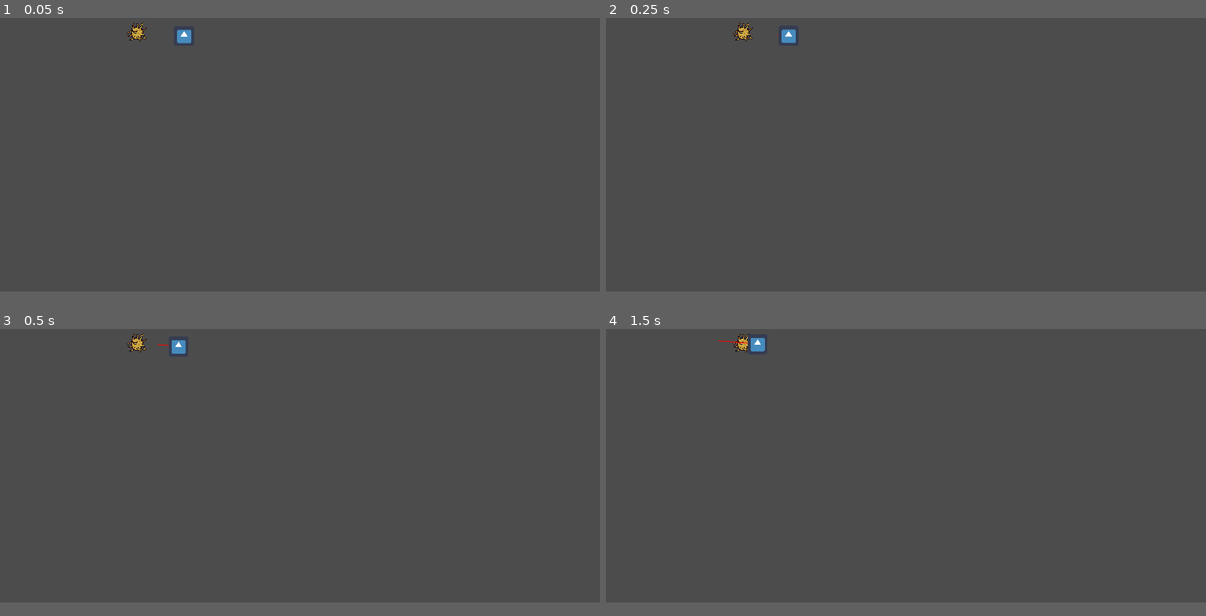
Above: before the commit, frames 1-4 (two rows, left to right).
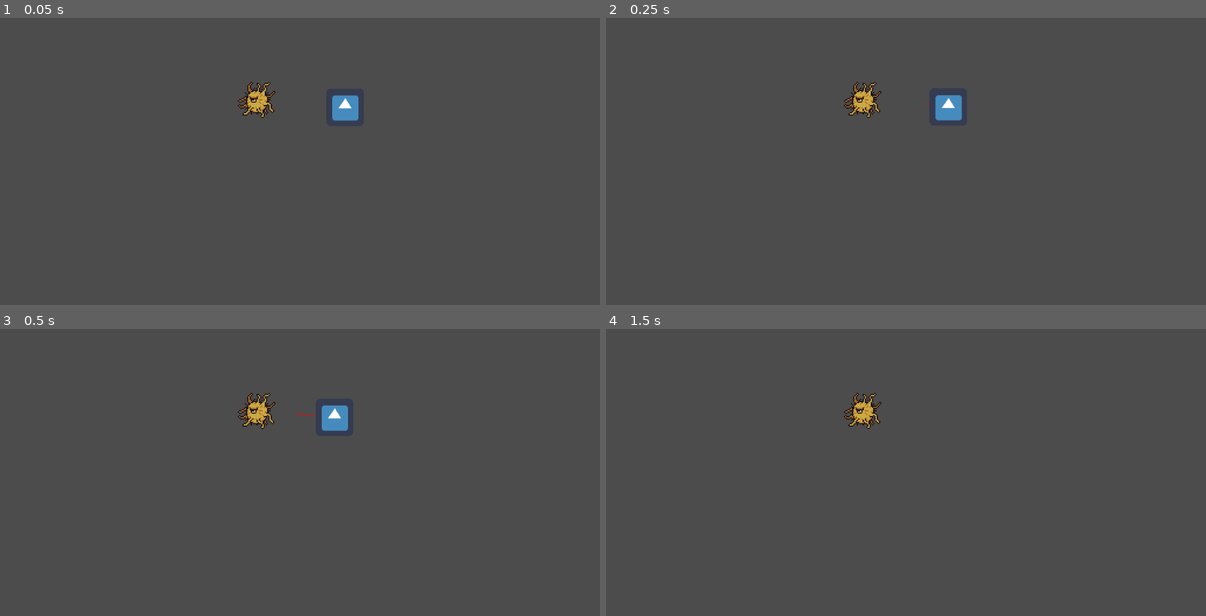
Above: after the commit, the same moments.

Repository: Werkaninchen/milchbroetchen
Game: Godot game, scene res://Level/TestLevel.tscn
Two runs of this game, one before a commit and one after it. Both use one fixed random seed, a clock stepped at 60 frames per second and the inputs below. The engine's default icon, where the game draws it, is replaced by a stand-in: a white triangle on a blue panel in a dark square.
Inputs (mouse positions are in pixels of both pictures, inside the frame that each line leads up to):
- Up to frame 1 (0.05 s): no input
- Up to frame 2 (0.25 s): no input
- Up to frame 3 (0.5 s): no input
- Up to frame 4 (1.5 s): move the mouse to (1038, 417) at 0.52 s; move the mouse to (786, 449) at 1.27 s
In our replay, the window is 800x450 before the commit and 800x468 after it. These sizes can differ from the game's own. Grey fills any space a smaller window leaves; there, only what the larger window draws over its background counts as a difference.

The runs differ from the first frame. In frame 1, 1.0% of the frame differs, in the area x 21-60%, y 1-36%; in frame 2, 1.1%; in frame 3, 1.1%, in the area x 21-58%, y 1-36%; in frame 4, 0.6%.

Commit message:
Enemy collision

Diff:
--- a/godot/Enemy/Enemy.gd
+++ b/godot/Enemy/Enemy.gd
@@ -28,8 +28,11 @@
 	kinematic_velocity = steer()
 	var collision = move_and_collide(kinematic_velocity * delta)
 
-	if collision is Character:
-		collision.hit(20)
+	if collision:
+		if collision.collider is Character:
+			var collided_player : Character = collision.collider
+			collided_player.hit(20)
+			kill_self()
 #player_target = get_viewport().get_mouse_position()
 
 func _draw():
@@ -54,7 +57,9 @@
 # ====================
 # 		Logic
 # ====================
-
+func kill_self():
+	#TODO Add cool particle effects and shit
+	queue_free()
 func get_patrol_point():
 	var radius = player_detector.shape.radius
 	var angle = deg2rad(rand_range(0,360))
--- a/godot/Enemy/Enemy.tscn
+++ b/godot/Enemy/Enemy.tscn
@@ -6,7 +6,8 @@
 [sub_resource type="CircleShape2D" id=1]
 radius = 400.0
 
-[sub_resource type="CircleShape2D" id=2]
+[sub_resource type="RectangleShape2D" id=2]
+extents = Vector2( 30, 30 )
 
 [node name="Enemy" type="KinematicBody2D"]
 position = Vector2( 590, 260 )
--- a/godot/Level/TestLevel.tscn
+++ b/godot/Level/TestLevel.tscn
@@ -1,4 +1,3 @@
-
 [gd_scene load_steps=6 format=2]
 
 [ext_resource path="res://character/Character.gd" type="Script" id=1]
--- a/godot/project.godot
+++ b/godot/project.godot
@@ -19,18 +19,6 @@
 run/main_scene="res://Level/TestLevel.tscn"
 config/icon="res://icon.png"
 
-[autoload]
-
-SceneChanger="*res://SceneChanger.gd"
-enums="*res://global/enums.gd"
-
-[display]
-
-window/size/width=1920
-window/size/height=1080
-window/stretch/mode="2d"
-window/stretch/aspect="keep"
-
 [rendering]
 
 environment/default_environment="res://default_env.tres"
